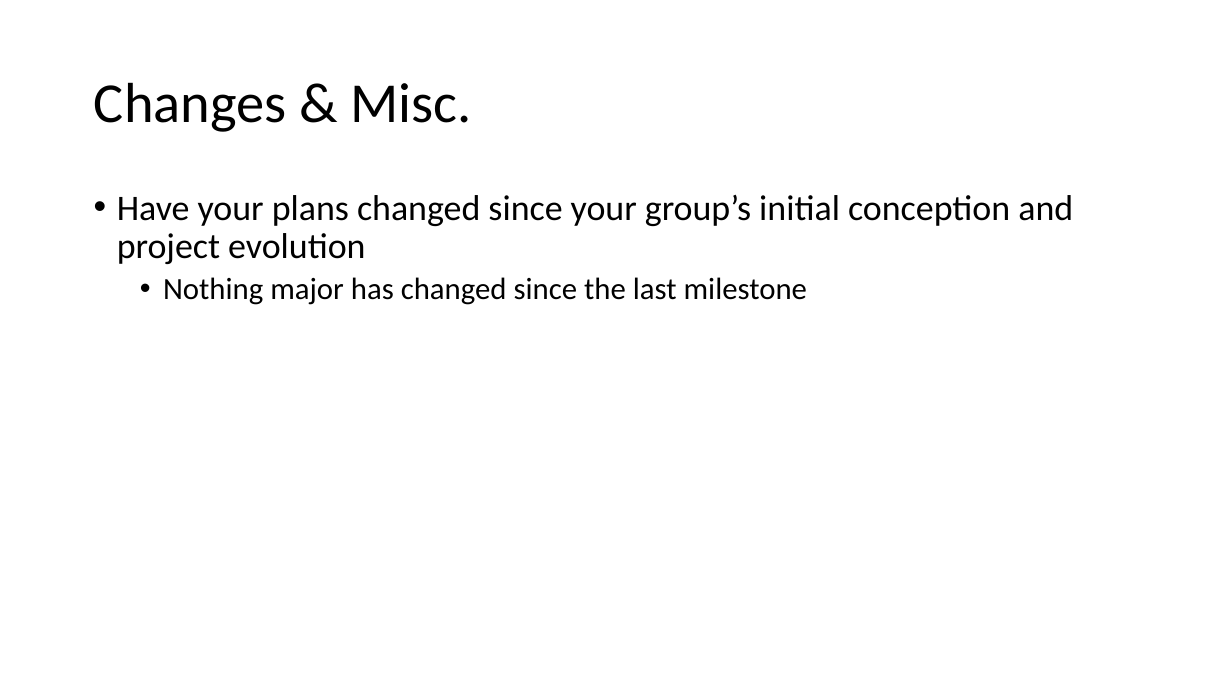
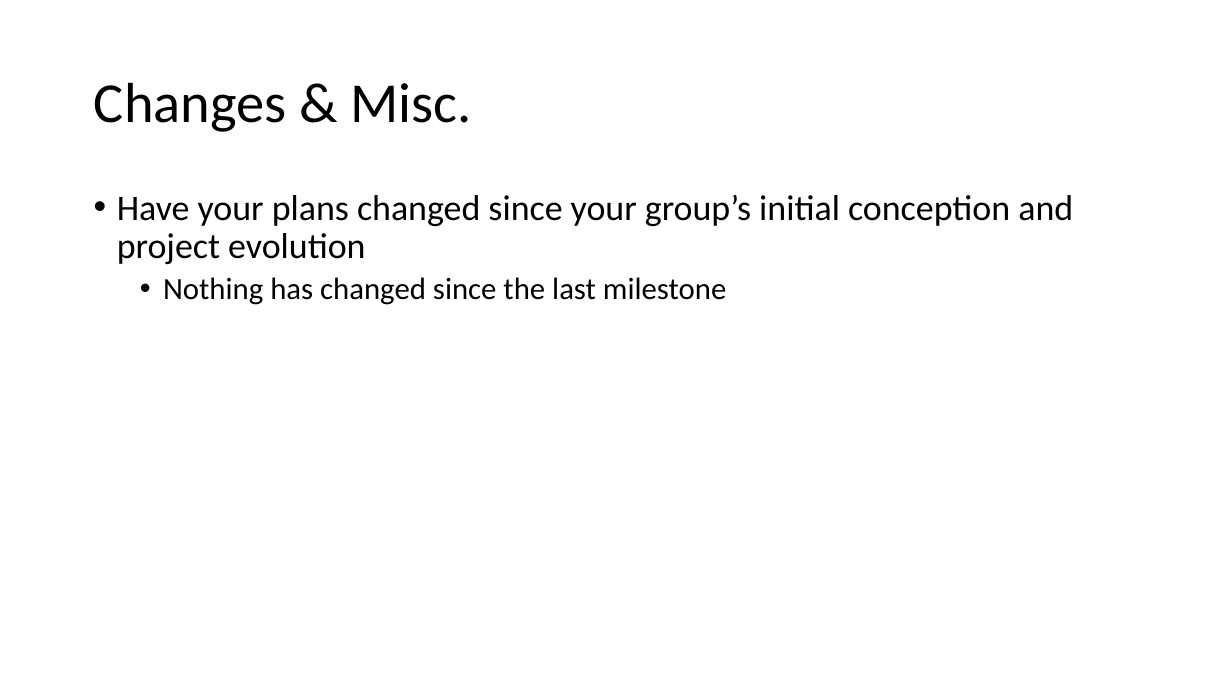
Before and after one commit to ShawnClake/ense-470, a slide deck: slide 17 of milestones/4/ENSE470_M4.ppt. Drawn at 1232x693 pixels with LibreOffice and Linux fonts; fonts in the diff are those of the drawing. Boxes give left, top, right and bottom in pixels: in the first picture for what was removed or moved away, otherwise in the second. Text is boxed around its words. In the diff, an @@ line names an element or a change of style, - is before the commit and + after.

```diff
--- a/milestones/4/ENSE470_M4.ppt
+++ b/milestones/4/ENSE470_M4.ppt
@@ text at bbox=[163, 277, 726, 305]: text changed @@
-  • Nothing major has changed since the last milestone
+  • Nothing has changed since the last milestone
```
Also in this commit, not shown: 3 other slides changed, 1 slide added, 1 slide removed, 1 other file.
